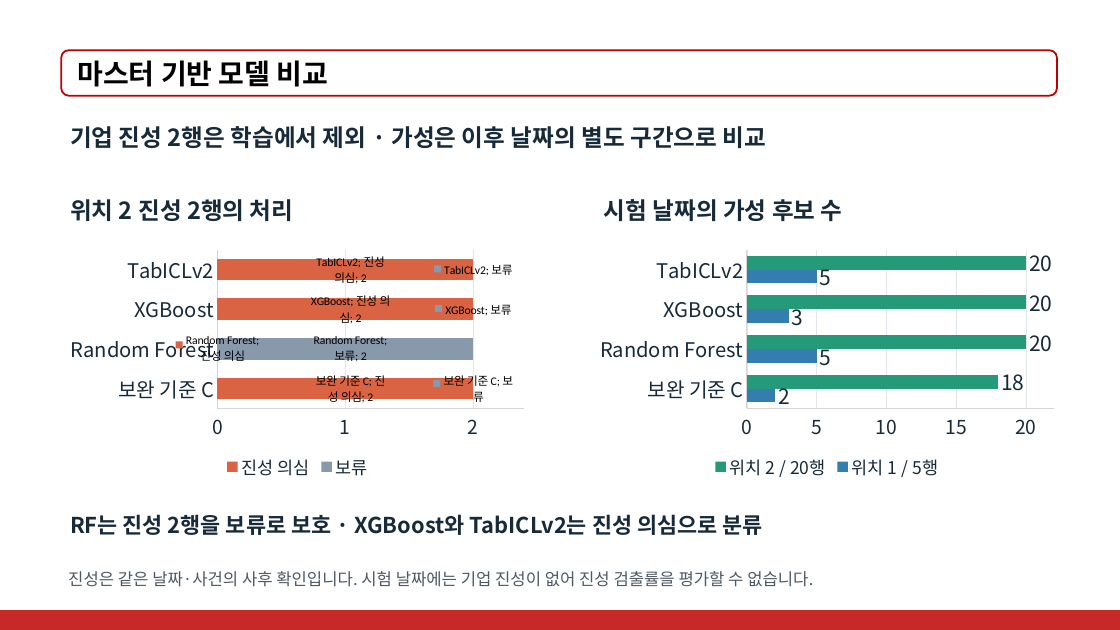
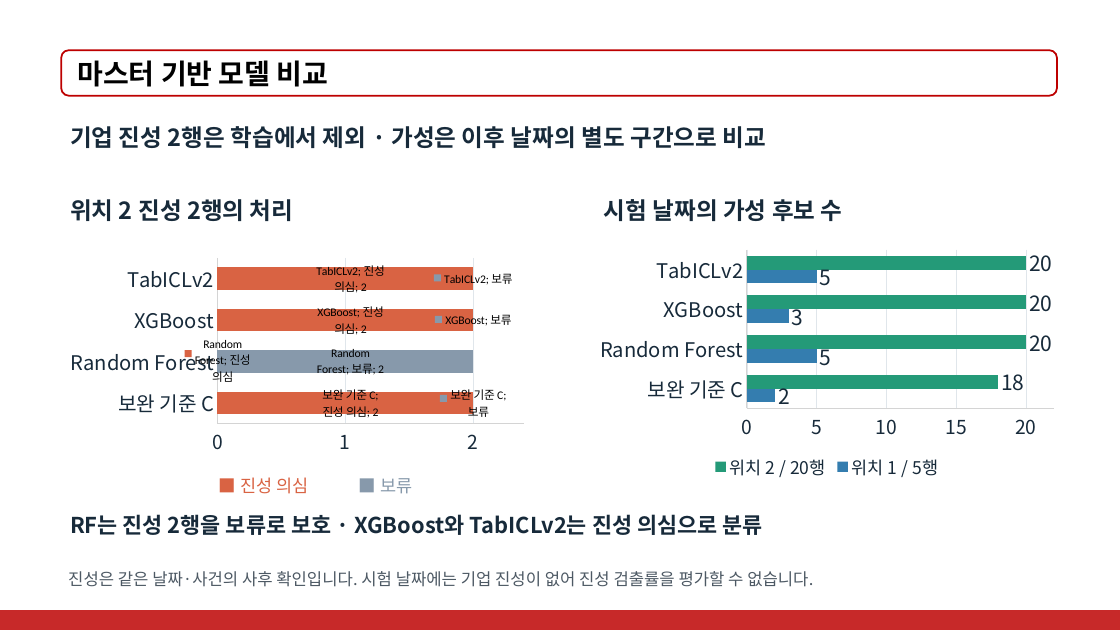
Before and after one commit to barraki72268-sketch/Koreamovenex, a slide deck: slide 11 of docs/presentations/한국무브넥스_ECT_1차분석_설치실행가이드_20261023.pptx. Drawn at 1120x630 pixels with LibreOffice and Linux fonts; fonts in the diff are those of the drawing. Boxes give left, top, right and bottom in pixels: in the first picture for what was removed or moved away, otherwise in the second. Text is boxed around its words. In the diff, an @@ line names an element or a change of style, - is before the commit and + after.

Commit message:
PPT 11페이지 왼쪽 그래프와 범례 간격 조정

```diff
--- a/docs/presentations/한국무브넥스_ECT_1차분석_설치실행가이드_20261023.pptx
+++ b/docs/presentations/한국무브넥스_ECT_1차분석_설치실행가이드_20261023.pptx
@@ bar stacked chart at [61,254,534,460] @@
@@ legend changed @@
@@ bar stacked chart: place and size @@
-bar stacked chart at [61,245,534,483]
+bar stacked chart at [61,254,534,460]
@@ text added at [240,477,308,494], 15 pt, text #D96343 @@
+■ 진성 의심
@@ text added at [380,478,412,494], 15 pt, text #8799AB @@
+■ 보류
```
